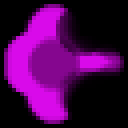
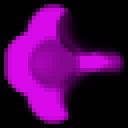
Before/after of a 128 × 128 layered artwork. What changed in the layer stack:
painted on "Layer" over [left=28, top=44, right=64, bottom=80]
